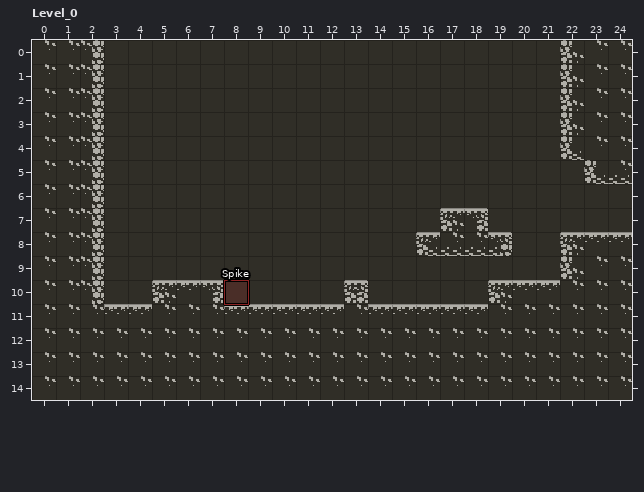
Two versions of a level (LDtk project, source/levels/world.ldtk). The first picture shows the starting point.
Cells are 16x16 px. Shown: Level_0 x 0..24, y 0..14. The commit also changed other parts of the map, which this record leaves out.
And afterwards:
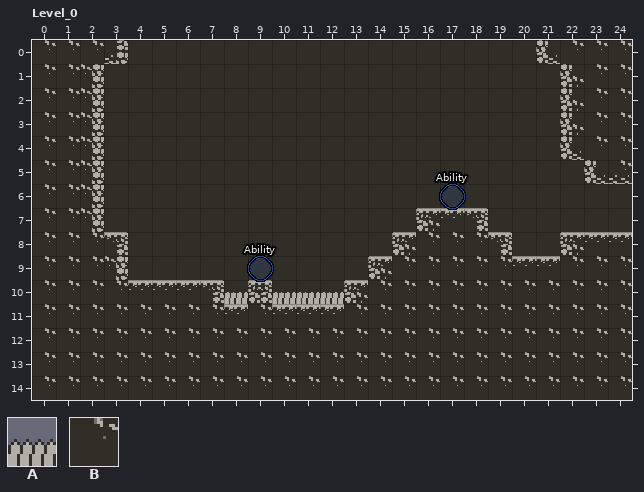
Key: from "Spike": A 0; from "Walls": B 1.
_ is an empty cell.
Objects are placed by their top-left corner, in cells (3,4 is the top-left corner of cell 3,4); size is 1x1 cell unless given.
The author wrote: Ability Pickups Added
Diff:
Layer "Walls":
Tile B is added in row 0 at x 3 and 21; in row 7 at x 16; in row 8 at x 3 and 15; in row 9 at x 3 and 14 to 21; in row 10 at x 3 to 4, 9 and 14 to 18.
Layer "Entities":
Object "Spike" rectangle at 8,10 becomes A "Spike" at 8,10.
A new object: A "Spike" at 10,10.
A new object: A "Spike" at 12,10.
A new object: A "Spike" at 11,10.
A new object: "Ability" ellipse at 9,9.
A new object: "Ability" ellipse at 17,6.
